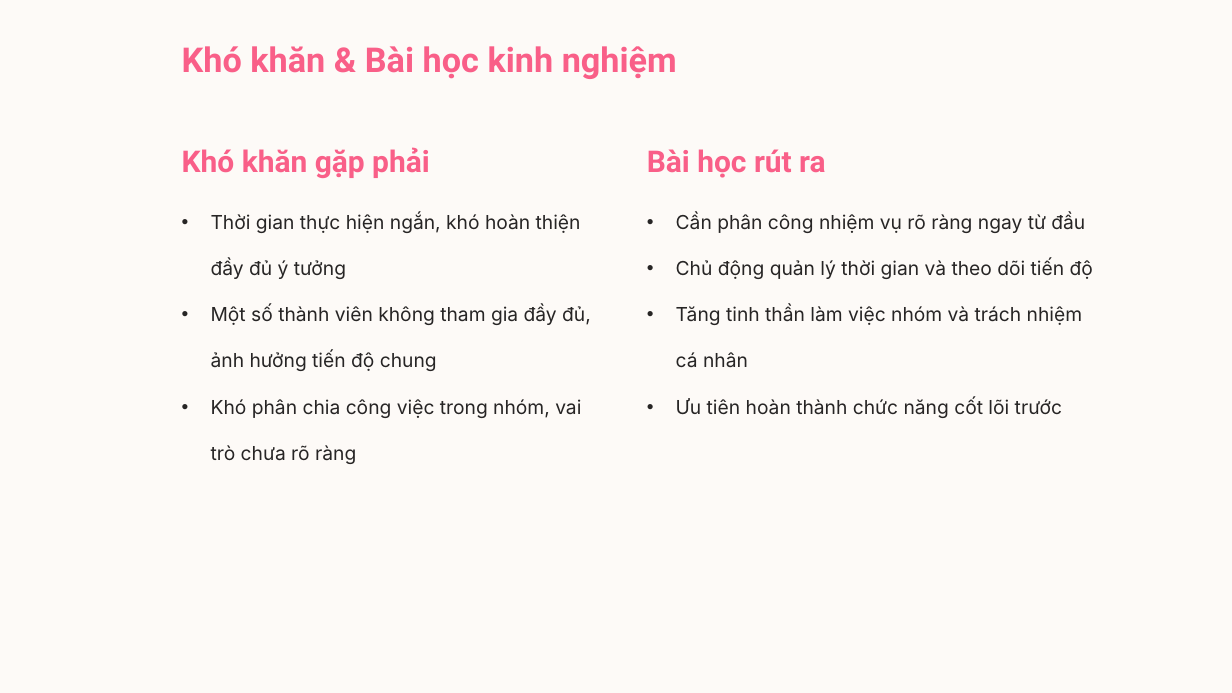
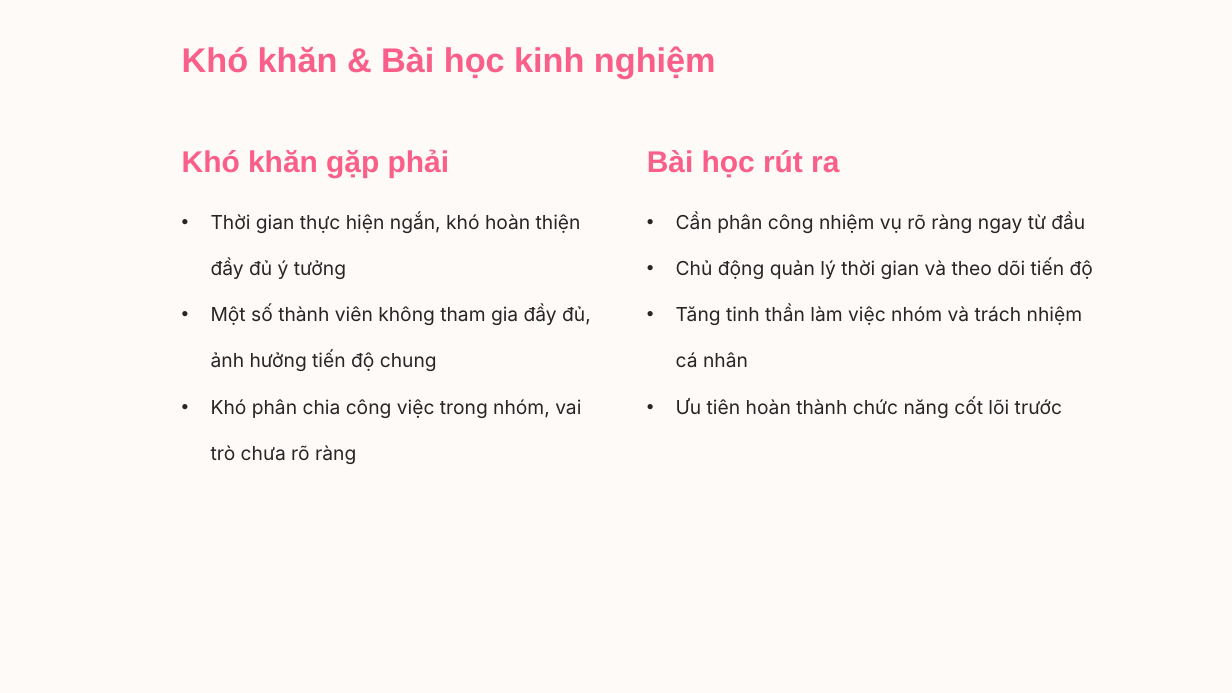
Before and after one commit to letoan0902/Java_Fundamental, a slide deck: slide 8 of BAO-CAO-MINI-PROJECT-SESSION-05-JAVA-CORE.pptx. Drawn at 1232x693 pixels with LibreOffice and Linux fonts; fonts in the diff are those of the drawing; background and template pictures are left out. Boxes give left, top, right and bottom in pixels: in the first picture for what was removed or moved away, otherwise in the second. Text is boxed around its words. In the diff, an @@ line names an element or a change of style, - is before the commit and + after.

```diff
--- a/BAO-CAO-MINI-PROJECT-SESSION-05-JAVA-CORE.pptx
+++ b/BAO-CAO-MINI-PROJECT-SESSION-05-JAVA-CORE.pptx
@@ font Roboto to Arial in 3 elements at (182,46,716,79), (182,149,449,177), (647,150,839,177) @@
```
Also in this commit, not shown: 6 other slides changed, 2 slides added, 2 slides removed, 5 other files.
